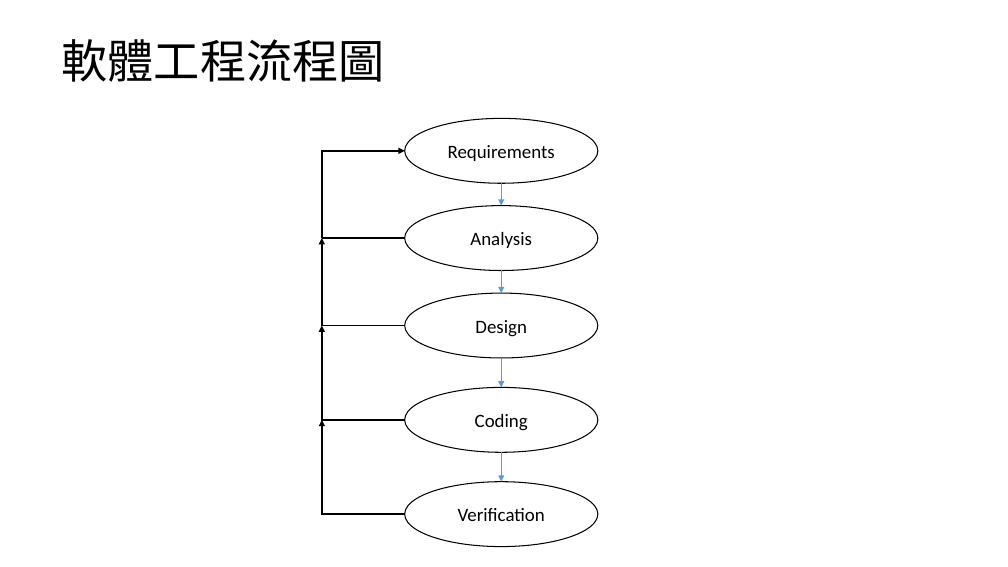
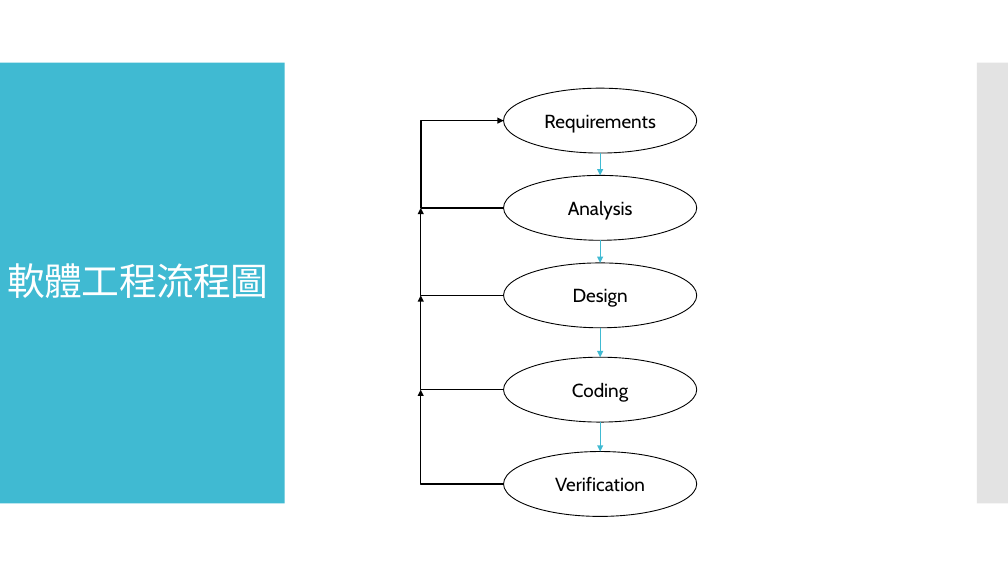
Before and after one commit to BBS86x1023/FPGA-simple-TPU, a slide deck: slide 2 of FPGA Final Project.pptx. Drawn at 1008x567 pixels with LibreOffice and Linux fonts; fonts in the diff are those of the drawing. Boxes give left, top, right and bottom in pixels: in the first picture for what was removed or moved away, otherwise in the second. Text is boxed around its words. In the diff, an @@ line names an element or a change of style, - is before the commit and + after.

```diff
--- a/FPGA Final Project.pptx
+++ b/FPGA Final Project.pptx
@@ rectangle added at box(0, 63, 285, 504), fill #40BAD2 @@
@@ rectangle added at box(977, 63, 1008, 504), fill #C8C8C8 at 50% opacity @@
@@ arrow (600, 153) - (600, 175): stroke #5B9BD5 0.5 pt to #40BAD2 0.75 pt @@
@@ title "軟體工程流程圖": place and size @@
-title "軟體工程流程圖" at box(62, 39, 385, 82)
+title "軟體工程流程圖" at box(8, 263, 269, 298)
@@ title "軟體工程流程圖" at box(8, 263, 269, 298): size 44 to 36 pt, text colour #000000 to #FFFFFF, letter spacing 0 to -0.6 pt @@
@@ arrow (600, 240) - (600, 263): stroke #5B9BD5 0.5 pt to #40BAD2 0.75 pt @@
@@ 5 ellipses, 4 elbow arrows, 4 arrows, 1 line: place and size @@
-5 ellipses, 4 elbow arrows, 4 arrows, 1 line at box(322, 119, 598, 547)
+5 ellipses, 4 elbow arrows, 4 arrows, 1 line at box(421, 88, 697, 516)
@@ arrow (600, 328) - (600, 358): stroke #5B9BD5 0.5 pt to #40BAD2 0.75 pt @@
@@ arrow (600, 422) - (600, 451): stroke #5B9BD5 0.5 pt to #40BAD2 0.75 pt @@
@@ font Calibri to Cabin; outline #000000 1 pt to #000000 0.85 pt in 5 elements at box(504, 358, 697, 423), box(504, 88, 697, 154), box(504, 175, 697, 240), box(504, 263, 697, 328), box(504, 451, 697, 516) @@
```
Also in this commit, not shown: 20 other slides changed, 8 slides added, 7 slides removed.
